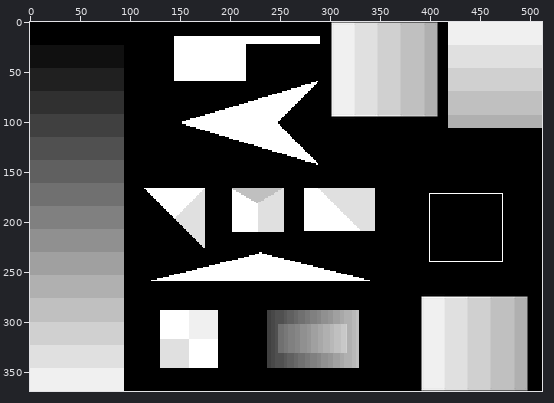
Two versions of one sprite sheet, testresources/susan-in_plus.png. Above, an overview of the earlier version with the close-up marked.
Close-up. Old version:
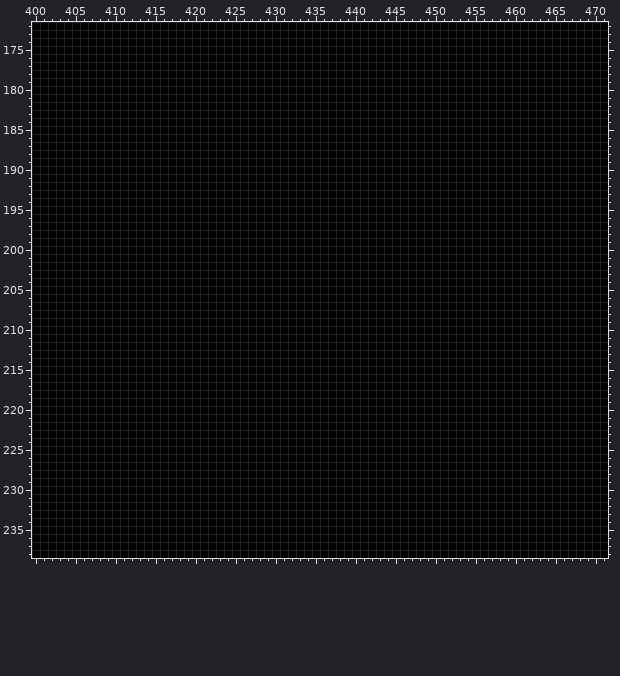
The file is 512x369 pixels. Colours within 5 levels of each other are drawn and written as one. Shown: x 400..471, y 172..238. The commit also changed other parts of the picture, which this record leaves out.
After:
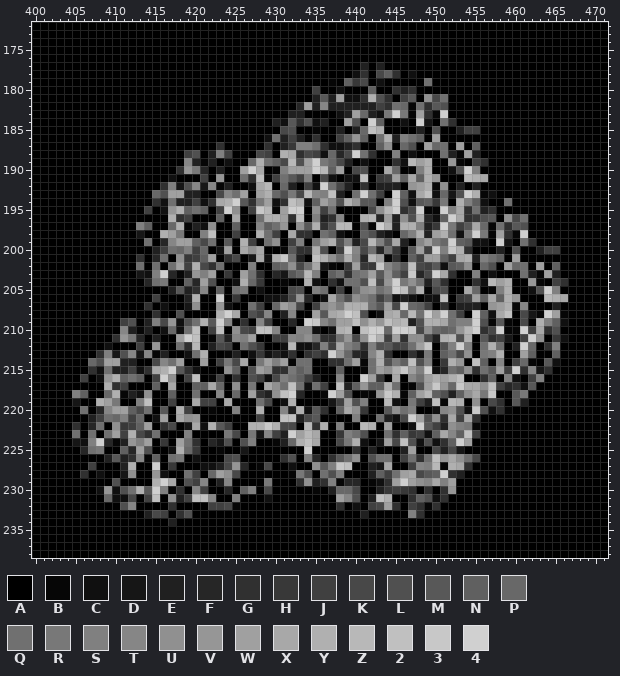
Palette (. is transparent): A #000000  B #060606  C #101010  D #161616  E #202020  F #262626  G #303030  H #383838  J #404040  K #484848  L #505050  M #585858  N #606060  P #686868  Q #707070  R #787878  S #808080  T #868686  U #909090  V #969696  W #a0a0a0  X #a8a8a8  Y #b0b0b0  Z #b8b8b8  2 #c0c0c0  3 #c8c8c8  4 #d0d0d0
The exact change:
Changed rows in their new state; - is an unchanged pixel.
first column x 405:
177 ------------------------------------E-E-----------------------
178 -----------------------------------CG-KNG-C-------------------
179 --------------------------------B-NHK-C-----Q-----------------
180 ------------------------------J--C---N--GEG-------------------
181 ------------------------------EMEWCCGYLG-JM-UKQ---------------
182 ----------------------------FWETEEEEEEJGQPBQGML---------------
183 ---------------------------EE----CEWPECR4RBWGB4---------------
184 -------------------------ECMGLCE--WL-4N--C-4D-QG--------------
185 --------------------------KL--B--E-EP2Y----E-L--EJJ-----------
186 ------------------------CQEJEBG--JNVN-QYESQN-W----------------
187 ------------------G-----G-EHSSQGCCEG--NU-PL-WPQ-W-N-----------
188 --------------JL-ESJ---KJ-YXGKJCPFK4QG--S-C---QEBWE-----------
189 --------------TEBE-C--PYQNKZLW4RPKE-C---GCZWY--VB-JG----------
190 -------------GVRF-E--W4X-BSWWW4ZNW-KL--XP-BSY--CL4S-----------
191 ------------C---J-V--QG2BJQMJS-KC-CC2-HJWNXNYV---ZYX----------
192 -----------GSDLTDTBE--CXZ-PE-JC4QKE-G-EEE-VWYBU-E-E-----------
193 ----------PLWWEE--KTQW-WYPLRKZTS2E-Q4QJ-4NCX2CPDL4YBC---------
194 ----------GCQEEJCGXY4MGRWCG2YCNWTLYVMM-S4LCMNHR-YSNC--Q-------
195 ---------J-CVYNQN-J4U-J3ZBW44-UJQ----KUZ4GK4BB4SXGQEG---------
196 ------------YGJ---N-X--QYYWG2-SEGT--YZFWEULYFCN4XGHLM-UKQ-----
197 --------SN--PYBECU--N--TNQV-UMYGLZZ-LB4YEYYSEH4RJMXPBQGML-----
198 --------D--YWR--S2--J--YQJ-XGG-QNC--NLEC-PSYEWYQCR4RBWGB4-----
199 ---------Q-FTWWNKQ-M-YJBQU-JS-RWYLSEKZSLXE-TWRP4NMCC-4D-QG----
200 ----------EJQPSJP-CW-XUX--BMGGYL-J4TKQFQHBMWJ4S3YG---E-L--EJJ-
201 --------G-FQ-UHJNW-GK-DXCY3QE-2YUQYSFZWBG-NJWWNJXYESQN-W------
202 --------Q-Q-QWJYKGQ---S--NPUKQXDB-HWHH3TQM2KJMCMNU-PL-WPQ-W-N-
203 --------DCS4FBEVSW-H-WQG-FDMPZS-NQGQRWMUNJ3FK4XG--S-C---QEBWE-
204 ---------FQR--NFWL--CYPH--B--YC-GCQQL2KV4RUQEMG---GCZWY--VB-JG
205 ------------EMEGTBN-QR-C---KL-SQ-J-PUVQS42PYBKL--XP-BSY--CL4S-
206 ----------J---EY--4-H---CCEKVF-CXQLUSQJNCEC-CC2-HJWNXNYV---ZYX
207 ---------G-C--DU--VC--QJ-PWUK-JTVSYYYQMWK4PNJ-G-EEE-VWYBT---E-
208 ----------G--L----Y4X-LJT-ET--WMXY42L-CXYPZQ4W4QJ-4NCX2-KDB4WB
209 ------JL-ESKVCLQYM4TBG-TJ--F-43TQWW2UYV2YZELYYXQSS4LBMB-K-YSNC
210 ------TEBE-CPCQ2-J2-UKJ22T--TTC-CYZ-244P443KUPNPVZ4GK4BB4JXGL-
211 -----GVRF-E--W42-BMETSW--JJTSUQGGQVKU4YJWGUUKEYZLY-MGJD-J4U-HC
212 ----C---J-V--QGZ-EKJ-QLH--CZCCFSJXSQGSLMJKQW3-LS4S-QYQ-E4P-GS-
213 ---GSDLTDTBE--CQY--BE-CHCECG-GJG4VPFETYG--GCR-NQKU-RSY--WN--N-
214 --PLWWEE--KTQW--W-JRKX-RWSWBQQ--GGQWBQYLRN2LS-HYV-2N-T-JPB-MC-
215 --GCQEEJCGXY4MGC---UN-LWUGGRNQ---N--BQWUY3WS4CFQNUGQMWJ4GTDG--
216 -J-CVYNQN-J4U-J2-BJ-G-LJCKSQNJE--T--4WH-X-TQWYWY2--GN-SC-JS---
217 ----YGJ---N-X--NNXP-U-R-XUQ2QCQJ-2ENVNNYQ-BLW3VP3XXU2JFGCM----
218 SN--PYBECU--N--Q--T-P-WGEU24F--B4WL-BBV3YBNWZNLENUXR3--MR-----
219 D--YWR--S2--J--XJJ-X---QK-CY----DJWLS--ZC-RJE2BZY-U-KG-ME-----
220 -Q-FTWWNKQ-M-YJ--B--S--Y--TEYCMG-NXUH--MUQS--CTULC3LCGB-------
221 --EJQPSJP-CW-XUV-------J--22EKM----S--QECK4WLUGXJXG-----------
222 G-FQ-UHJNW-GK-DXCYMJ--YY3YKK-ZGY-S--ZY-W--C4MJEUSRB-----------
223 Q-Q-QWJYKGQ---S----RK-RDTJE4WZX--HSQL--QGNHJCNXTN2J-----------
224 DCS4FBEVSW-H-WQG-FDL-LS--BEPY2X--KRYC-DWK2LCLCGN4W------------
225 -FQR--NFWL--CYPH--B--D-------4-----G-E---EW--KEKD-------------
226 ----EMEGTBN-QR-C---KL-----GL-SF-GMQU-LQQ-JQGQ2VXUQK-----------
227 --J---EY--4-H---CCEKVF-BK--C--UMS32--EDX--JTSZBYXG------------
228 -G-C--DU--VC--QJ-PWUK------BRL-QLS---ENJQWXKMN4GE-------------
229 -----L----Y4X-LJT-ET----R---GUEGSBFF-BCGW4WUTXSW--------------
230 ---CVCLQYM4SBG-TJ--F-NS-K-----B-EPPK--EHJHG-G-GV--------------
231 ----PCCK-J2-UEJ22T--S---C--------WTL-E2Y--GNLCG---------------
232 ------LT----G----JJKB------------G-C-JKWG-JGBG----------------
233 ---------EKJ-GL---------------------E-----SG------------------
234 ------------E-------------------------------------------------
